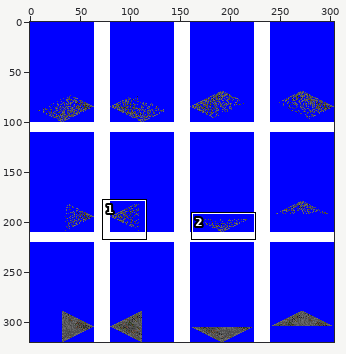
Sprite sheet -- src (dirty)/gfx/ground_transition_type1.png. The picture above shows the old version from afar; the outline marks the close-up.
Close-up. Earlier state:
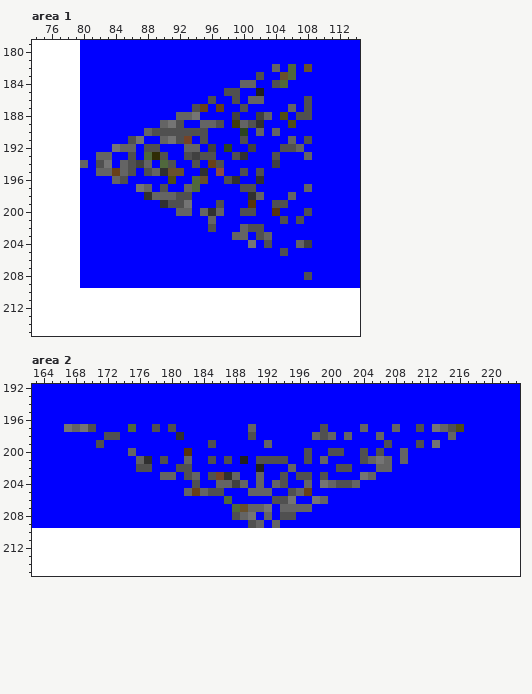
The file is 304x320 pixels. Shown: area 1: x 74..114, y 179..215; area 2: x 163..223, y 192..215. The commit also changed other parts of the picture, which this record leaves out.
New version:
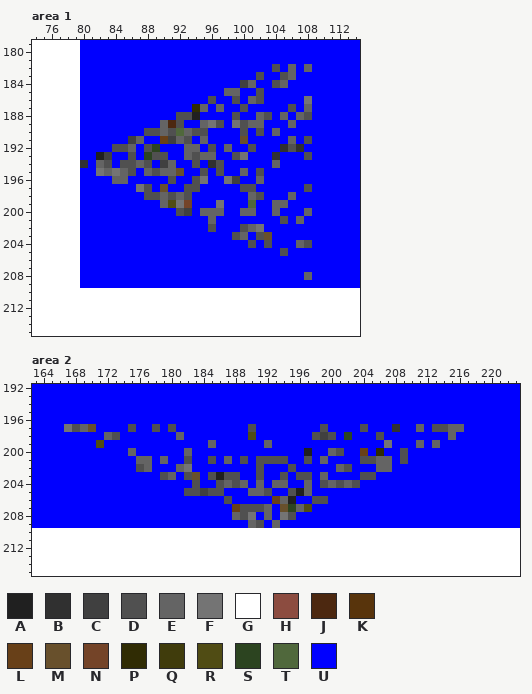
Palette (. is transparent): A #202020  B #303030  C #404040  D #505050  E #646464  F #747474  G #ffffff  H #8c4c40  J #4c2810  K #58340c  L #684018  M #68502c  N #744428  P #302c04  Q #403c0c  R #504c14  S #2c4420  T #50683c  U #0000ff
From old to new:
--- area 1
@@ x 74..114 @@
 181 GGGGGGUUUUUUUUUUUUUUUUUUUUUUUUUUUUUUUUUUU
-182 GGGGGGUUUUUUUUUUUUUUUUUUUUUUUUEUTUMUUUUUU
-183 GGGGGGUUUUUUUUUUUUUUUUUUUUUUDUUMTUUUUUUUU
-184 GGGGGGUUUUUUUUUUUUUUUUUUUUEEUUDTUUUUUUUUU
-185 GGGGGGUUUUUUUUUUUUUUUUUUDDUUAUUUUUUUUUUUU
-186 GGGGGGUUUUUUUUUUUUUUUUDUUDUEEUUUUUDUUUUUU
-187 GGGGGGUUUUUUUUUUUUUUDLULUUDUUUUUEUDUUUUUU
-188 GGGGGGUUUUUUUUUUUUEEFUUUUCUUCEURUDDUUUUUU
-189 GGGGGGUUUUUUUUUUEFDUUEEDUQEDBUUURUUUUUUUU
-190 GGGGGGUUUUUUUUEDDDDDDDUUUUSUEUEUUUUUUUUUU
-191 GGGGGGUUUUUUDFUUEFDNUDUUUUDUUUUUEUDUUUUUU
-192 GGGGGGUUUUFEEUDDUUUEEUCUSUUCUUUDDEUUUUUUU
-193 GGGGGGUUEEUUDUTPDUUDCDDUUDBUUUDUUUEUUUUUU
-194 GGGGGGEUDFUEDCEUTDUUDULDUUUUUUCUUUUUUUUUU
-195 GGGGGGUUEELEDUDEBMMUUBUHUUDUDUUUUUUUUUUUU
-196 GGGGGGUUUUEDUUUUURUUTMUUDBUUBUUUUUUUUUUUU
-197 GGGGGGUUUUUUUFEUDUUETUUUUUDDUUUUUUEUUUUUU
-198 GGGGGGUUUUUUUUBEEEDDUUUUUUUBEUUUEUUUUUUUU
-199 GGGGGGUUUUUUUUUUBDDFUUUDUUUKUUDDUUUUUUUUU
-200 GGGGGGUUUUUUUUUUUUEEUEBEUUDDUUKUUUDUUUUUU
-201 GGGGGGUUUUUUUUUUUUUUUUEUUUUUUUUDUDUUUUUUU
-202 GGGGGGUUUUUUUUUUUUUUUUDUUUEDDUUUUUUUUUUUU
-203 GGGGGGUUUUUUUUUUUUUUUUUUUEEUDEUUUUUUUUUUU
-204 GGGGGGUUUUUUUUUUUUUUUUUUUUUFUDUUUECUUUUUU
+182 GGGGGGUUUUUUUUUUUUUUUUUUUUUUUUDUEUEUUUUUU
+183 GGGGGGUUUUUUUUUUUUUUUUUUUUUUDUUDEUUUUUUUU
+184 GGGGGGUUUUUUUUUUUUUUUUUUUUCEUUDEUUUUUUUUU
+185 GGGGGGUUUUUUUUUUUUUUUUUUEEUUDUUUUUUUUUUUU
+186 GGGGGGUUUUUUUUUUUUUUUUDUUDUEDUUUUUFUUUUUU
+187 GGGGGGUUUUUUUUUUUUUUPEUEUUDUUUUUDUEUUUUUU
+188 GGGGGGUUUUUUUUUUUUDDAUUUUDUUEDUEUEDUUUUUU
+189 GGGGGGUUUUUUUUUUEJDUUEFDUFDEEUUUEUUUUUUUU
+190 GGGGGGUUUUUUUUDDEDTEDDUUUUDUDUEUUUUUUUUUU
+191 GGGGGGUUUUUUCEUULCEDUEUUUUMUUUUUEUDUUUUUU
+192 GGGGGGUUUUDDEUDSUUUEEUDUEUUDUUUBDBUUUUUUU
+193 GGGGGGUUACUUDUSDDUUEDEEUUDFUUUBUUUDUUUUUU
+194 GGGGGGBUEDUDDEDUCEUUDUBDUUUUUUEUUUUUUUUUU
+195 GGGGGGUUFEFEDUEDEEMUUDUDUUEUDUUUUUUUUUUUU
+196 GGGGGGUUUUEEUUUUUDUUDFUUFCUUEUUUUUUUUUUUU
+197 GGGGGGUUUUUUUFDUMUUDDUUUUUDDUUUUUUDUUUUUU
+198 GGGGGGUUUUUUUUDDEDEDUUUUUUUEDUUUEUUUUUUUU
+199 GGGGGGUUUUUUUUUUERFNUUUFUUUTUUEEUUUUUUUUU
+200 GGGGGGUUUUUUUUUUUUDCUEEEUUEEUUEUUUEUUUUUU
+201 GGGGGGUUUUUUUUUUUUUUUUEUUUUUUUUDUEUUUUUUU
+202 GGGGGGUUUUUUUUUUUUUUUUDUUUDEFUUUUUUUUUUUU
+203 GGGGGGUUUUUUUUUUUUUUUUUUUDEUDMUUUUUUUUUUU
+204 GGGGGGUUUUUUUUUUUUUUUUUUUUUDUDUUUEDUUUUUU
 205 GGGGGGUUUUUUUUUUUUUUUUUUUUUUUUUDUUUUUUUUU
@@ x 106..110 @@
 207 UUUUU
-208 UUDUU
+208 UUEUU
 209 UUUUU
--- area 2
@@ x 163..223 @@
 196 UUUUUUUUUUUUUUUUUUUUUUUUUUUUUUUUUUUUUUUUUUUUUUUUUUUUUUUUUUUUU
-197 UUUUFEFDUUUUTUUDUDUUUUUUUUUEUUUUUUUUDUUUUEUUUEUUDUFEDRUUUUUUU
-198 UUUUUUUUUDDUUUUUUUBUUUUUUUUDUUUUUUUEDEUEUUUEUUUUUUUUEUUUUUUUU
-199 UUUUUUUUDUUUUUUUUUUUUUDUUUUUUEUUUUUUUUUUUUUUDUUUDUFUUUUUUUUUU
-200 UUUUUUUUUUUUEUUUUUUKUUUUUUUUUUUUUUDUUDDUUDUDUUEUUUUUUUUUUUUUU
-201 UUUUUUUUUUUUUEBUDUUEUUDUDUAUDDDDUUDUEUUUUDEFEUEUUUUUUUUUUUUUU
-202 UUUUUUUUUUUUUDDUUUDDUUUUUUUUAUUUEUUUUUDDUUUEEUUUUUUUUUUUUUUUU
-203 UUUUUUUUUUUUUUUUEEUDEUDNBEUUEUUDUDDUDUUUUFEUUUUUUUUUUUUUUUUUU
-204 UUUUUUUUUUUUUUUUUUUUDUUEECEUEUEDUUEUFEDDEUUUUUUUUUUUUUUUUUUUU
-205 UUUUUUUUUUUUUUUUUUUELEDDUUUEEEUUDELUUUUUUUUUUUUUUUUUUUUUUUUUU
-206 UUUUUUUUUUUUUUUUUUUUUUUUTUUUUUDDFUUFEUUUUUUUUUUUUUUUUUUUUUUUU
-207 UUUUUUUUUUUUUUUUUUUUUUUUUTMEEFUEEEEUUUUUUUUUUUUUUUUUUUUUUUUUU
-208 UUUUUUUUUUUUUUUUUUUUUUUUUDEFUEUDDUUUUUUUUUUUUUUUUUUUUUUUUUUUU
-209 UUUUUUUUUUUUUUUUUUUUUUUUUUUDEUEUUUUUUUUUUUUUUUUUUUUUUUUUUUUUU
+197 UUUUFDEMUUUUDUUDUDUUUUUUUUUDUUUUUUUUDUUUUDUUUBUUEUDDEEUUUUUUU
+198 UUUUUUUUUEDUUUUUUUEUUUUUUUURUUUUUUUDCDUSUUUDUUUUUUUUEUUUUUUUU
+199 UUUUUUUURUUUUUUUUUUUUUEUUUUUUEUUUUUUUUUUUUUUFUUUEUEUUUUUUUUUU
+200 UUUUUUUUUUUUEUUUUUUEUUUUUUUUUUUUUUAUUEDUULUPUUDUUUUUUUUUUUUUU
+201 UUUUUUUUUUUUUEEUEUUDUUDUEUDUDDDDUUDUEUUUUDDEEUDUUUUUUUUUUUUUU
+202 UUUUUUUUUUUUUDEUUUEFUUUUUUUUDUUUDUUUUUEDUUUEEUUUUUUUUUUUUUUUU
+203 UUUUUUUUUUUUUUUUDEUDMUDADDUUDUUDUDDUEUUUUDDUUUUUUUUUUUUUUUUUU
+204 UUUUUUUUUUUUUUUUUUUUDUUDEDEUEUEEUUEUDEDEDUUUUUUUUUUUUUUUUUUUU
+205 UUUUUUUUUUUUUUUUUUUDDCDDUUUEEDUUDAEUUUUUUUUUUUUUUUUUUUUUUUUUU
+206 UUUUUUUUUUUUUUUUUUUUUUUUDUUUUULEAUUDDUUUUUUUUUUUUUUUUUUUUUUUU
+207 UUUUUUUUUUUUUUUUUUUUUUUUULDDDEUMSERUUUUUUUUUUUUUUUUUUUUUUUUUU
+208 UUUUUUUUUUUUUUUUUUUUUUUUUEDFUEUFDUUUUUUUUUUUUUUUUUUUUUUUUUUUU
+209 UUUUUUUUUUUUUUUUUUUUUUUUUUUEDUEUUUUUUUUUUUUUUUUUUUUUUUUUUUUUU
 210 GGGGGGGGGGGGGGGGGGGGGGGGGGGGGGGGGGGGGGGGGGGGGGGGGGGGGGGGGGGGG
